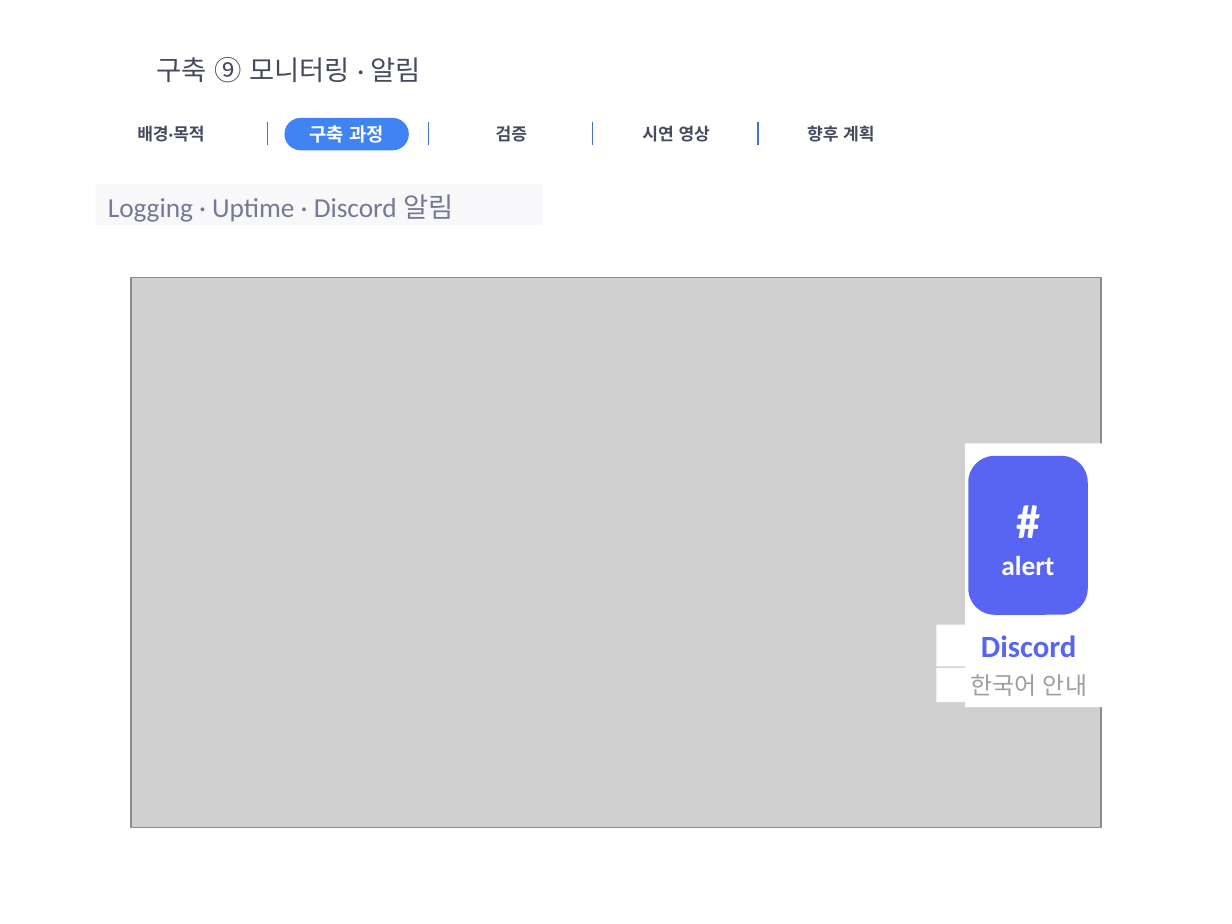
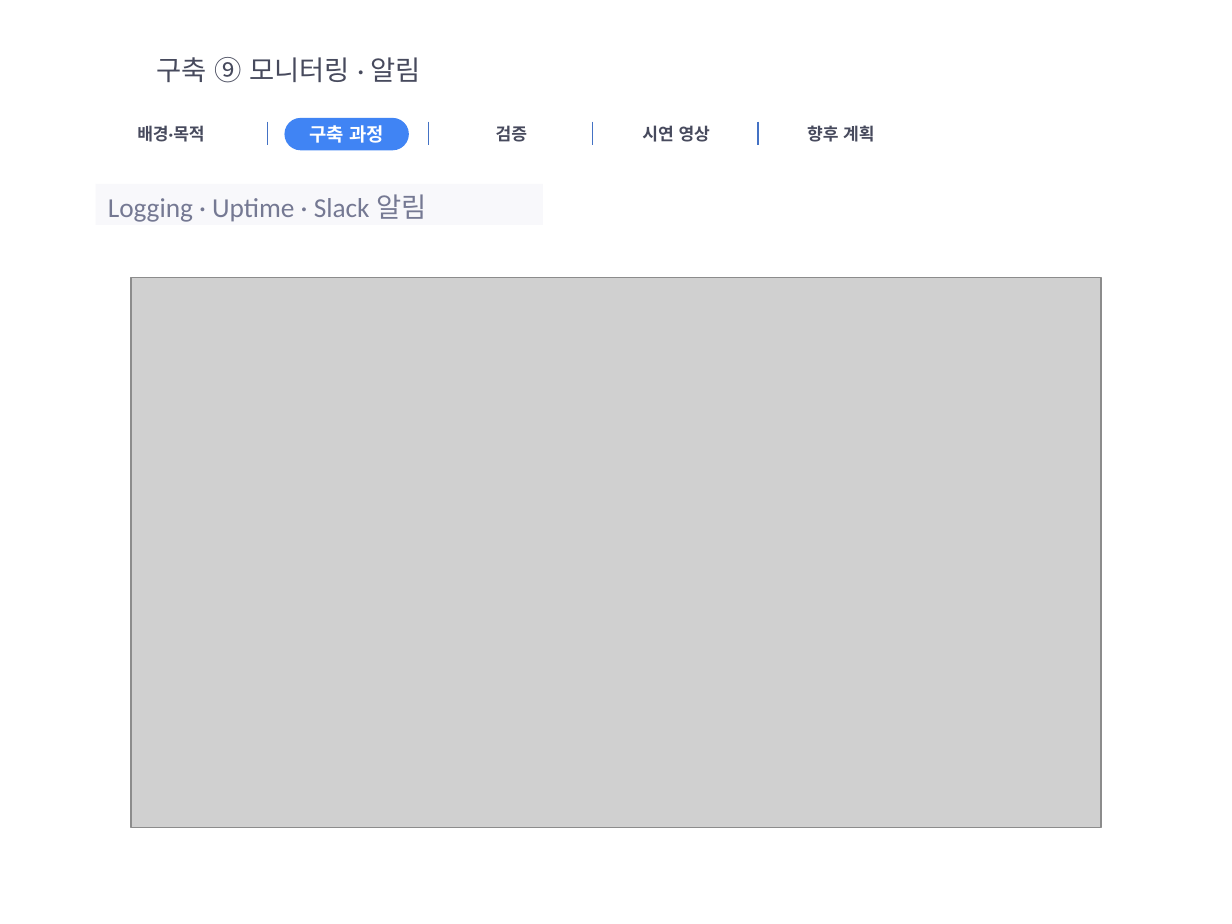
Before and after one commit to qorgh529/AI_Cloud_project, a slide deck: slide 14 of out/NOVA_v16.pptx. Drawn at 1232x924 pixels with LibreOffice and Linux fonts; fonts in the diff are those of the drawing; grey boxes stand for pictures; background and template pictures are left out. Boxes give left, top, right and bottom in pixels: in the first picture for what was removed or moved away, otherwise in the second. Text is boxed around its words. In the diff, an @@ line names an element or a change of style, - is before the commit and + after.

```diff
--- a/out/NOVA_v16.pptx
+++ b/out/NOVA_v16.pptx
@@ text in rectangle at box(108, 194, 426, 222): text changed @@
-Logging · Uptime · Discord 알림
+Logging · Uptime · Slack 알림
@@ rectangle removed at box(965, 444, 1106, 707) @@
@@ rounded rectangle removed at box(968, 456, 1088, 615) @@
-#
-alert
@@ text removed at box(981, 635, 1077, 657) @@
-Discord
@@ text removed at box(970, 674, 1087, 696) @@
-한국어 안내
```
Also in this commit, not shown: 1 other slide changed, 2 other files.
